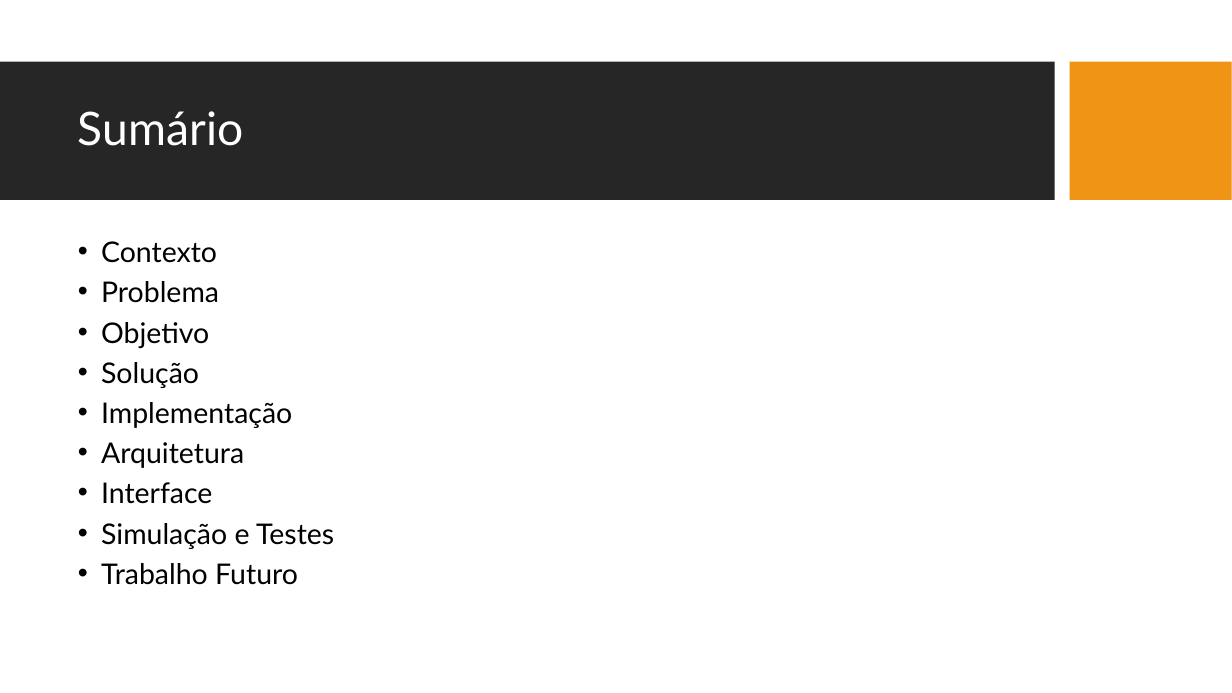
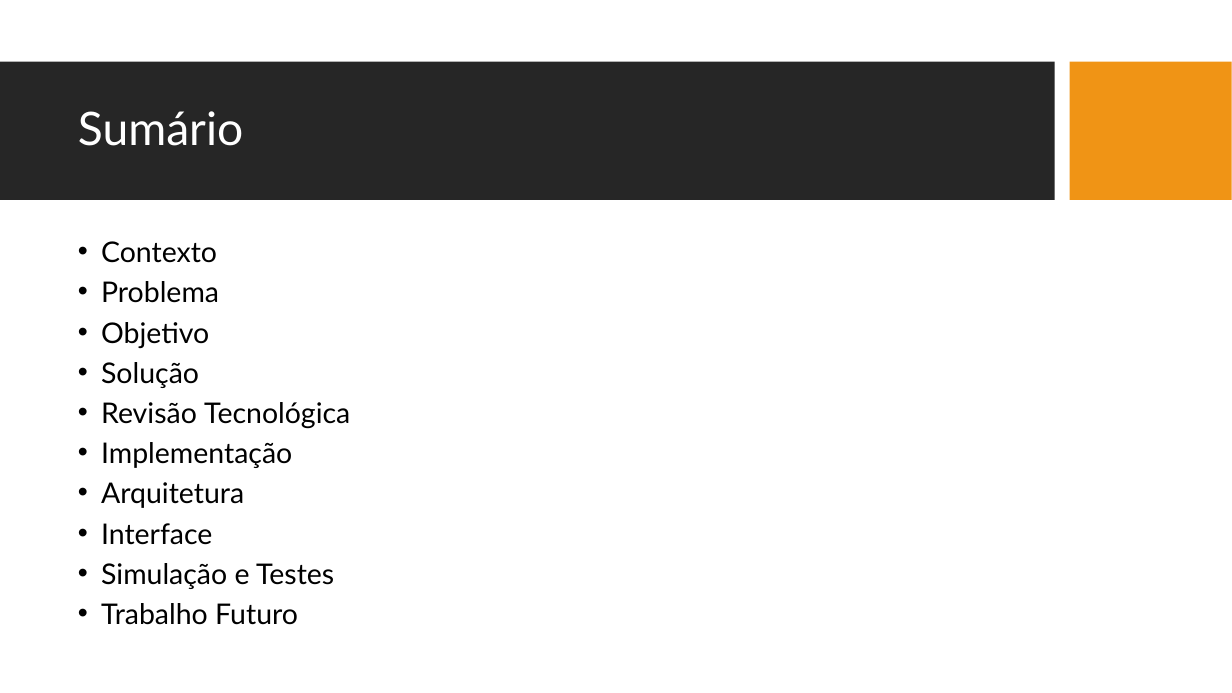
Before and after one commit to JDSBCC/Indexacao-de-Documentos-Clinicos, a slide deck: slide 2 of Dissertacao/4. Defesa da dissertação.pptx. Drawn at 1232x693 pixels with LibreOffice and Linux fonts; fonts in the diff are those of the drawing; background and template pictures are left out. Boxes give left, top, right and bottom in pixels: in the first picture for what was removed or moved away, otherwise in the second. Text is boxed around its words. In the diff, an @@ line names an element or a change of style, - is before the commit and + after.

```diff
--- a/Dissertacao/4. Defesa da dissertação.pptx
+++ b/Dissertacao/4. Defesa da dissertação.pptx
@@ text at [101, 402, 350, 428]: paragraph added @@
+• Revisão Tecnológica
```
Also in this commit, not shown: 3 other slides changed, 27 other files.
